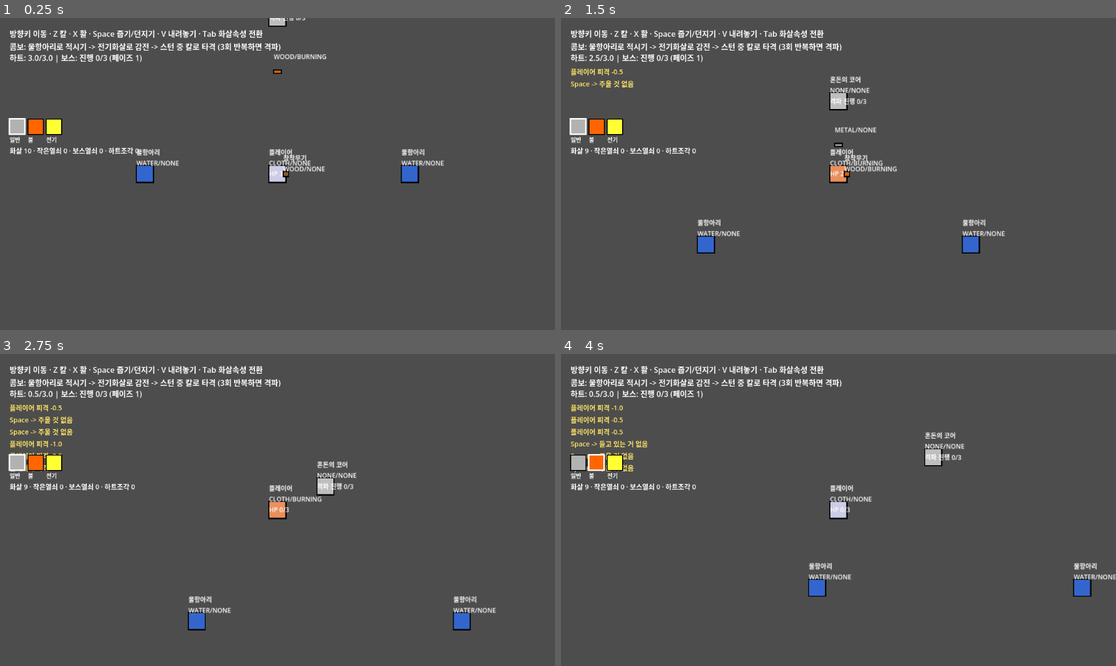
Above: before the commit, frames 1-4 (two rows, left to right).
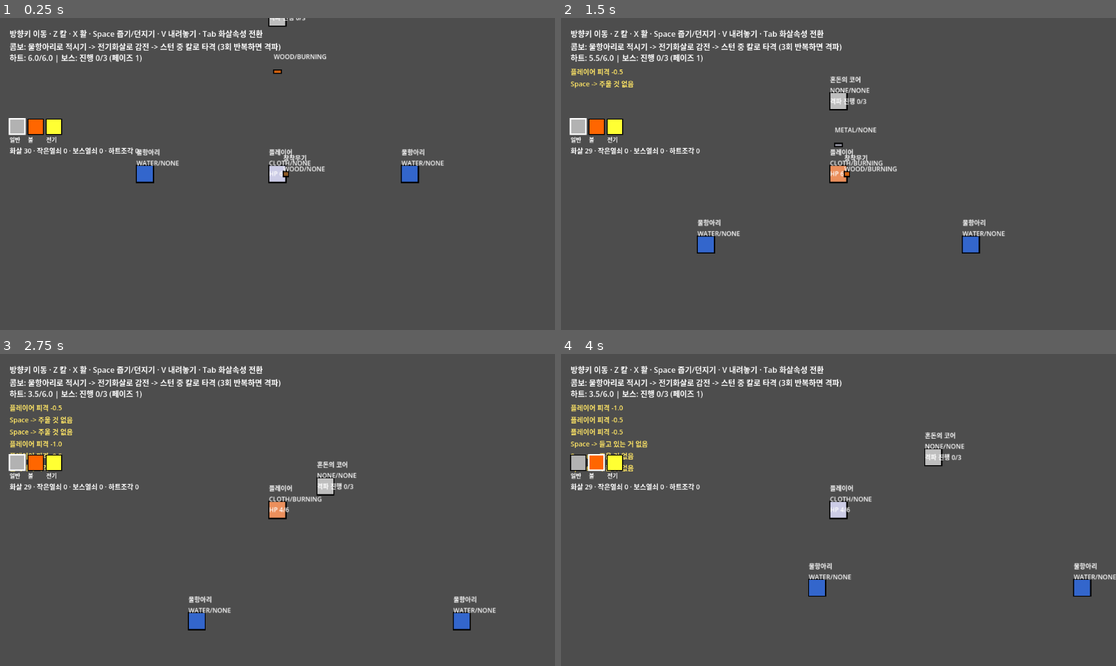
Above: after the commit, the same moments.

Repository: 50seok/ZeldaLike
Game: Godot game, scene res://scenes/boss_test/boss_test.tscn
The game is run twice, just before and just after one commit, with the same random seed, the same clock (stepped at 60 frames per second) and the same inputs. This scene is started directly instead of the project's main scene.
Inputs:
- Up to frame 1 (0.25 s): no input
- Up to frame 2 (1.5 s): tap Enter at 0.5 s; hold Up (ui_up) from 0.53 s (still down); tap Z at 0.6 s; tap Space at 0.77 s; tap X at 1.35 s
- Up to frame 3 (2.75 s): tap Space at 1.52 s; release Up (ui_up) at 2.03 s; hold Left (ui_left) from 2.03 s (still down); tap C at 2.1 s
- Up to frame 4 (4 s): tap V at 2.85 s; tap Space at 3.02, 3.77 s; release Left (ui_left) at 3.53 s; hold Down (ui_down) from 3.53 s (still down); tap Tab at 3.6 s

The runs differ from the first frame. In frame 1, less than 0.1% of the frame differs, in the area x 4-51%, y 11-51%; in frame 2, 0.3%; in frame 3, 0.3%, in the area x 4-53%, y 11-51%; in frame 4, 0.3%.

Commit message:
chore: 보스전 아레나에 깰 수 있을만한 장비 준비 (하트6/화살30/항아리 리필 단축)
실측 요청 - 기본 하트3/화살10으로는 콤보 3회(페이즈마다 재감전 필요) 반복하는
동안 화염구+접촉피해에 빠듯함. 하트 6개, 시작 화살 30개로 늘리고 물항아리
리필 주기도 8초->5초로 단축.

Diff:
--- a/project/scenes/boss_test/boss_test.gd
+++ b/project/scenes/boss_test/boss_test.gd
@@ -17,6 +17,11 @@
 func _ready() -> void:
 	_player = Player.new()
 	_player.global_position = Vector2(400, 500)
+	# 보스전을 실제로 "깰 수 있게" 장비를 넉넉히 갖추고 시작한다 - 콤보를
+	# 3번 반복해야 하는데(재감전 필요) 기본 하트 3개/화살 10개로는 화염구+접촉
+	# 피해 몇 번에 빠듯하다(실측 요청: "깰 수 있을만한 장비 준비해놓고 진행").
+	_player.max_hearts = 6.0
+	_player.starting_arrows = 30
 	add_child(_player)
 
 	var camera := Camera2D.new()
@@ -71,12 +76,12 @@
 	# §4.1 "물 웅덩이 2곳(항아리 리필)" - 콤보 자원이 고갈돼 막히지 않게.
 	var jar_sp1 := SpawnPoint.new()
 	jar_sp1.entity_type = "water_jar"
-	jar_sp1.respawn_sec = 8.0
+	jar_sp1.respawn_sec = 5.0  # 콤보를 3번(페이즈마다 재감전) 반복해야 해서 넉넉히 짧게
 	jar_sp1.position = Vector2(150, 500)
 	add_child(jar_sp1)
 	var jar_sp2 := SpawnPoint.new()
 	jar_sp2.entity_type = "water_jar"
-	jar_sp2.respawn_sec = 8.0
+	jar_sp2.respawn_sec = 5.0
 	jar_sp2.position = Vector2(650, 500)
 	add_child(jar_sp2)
 
